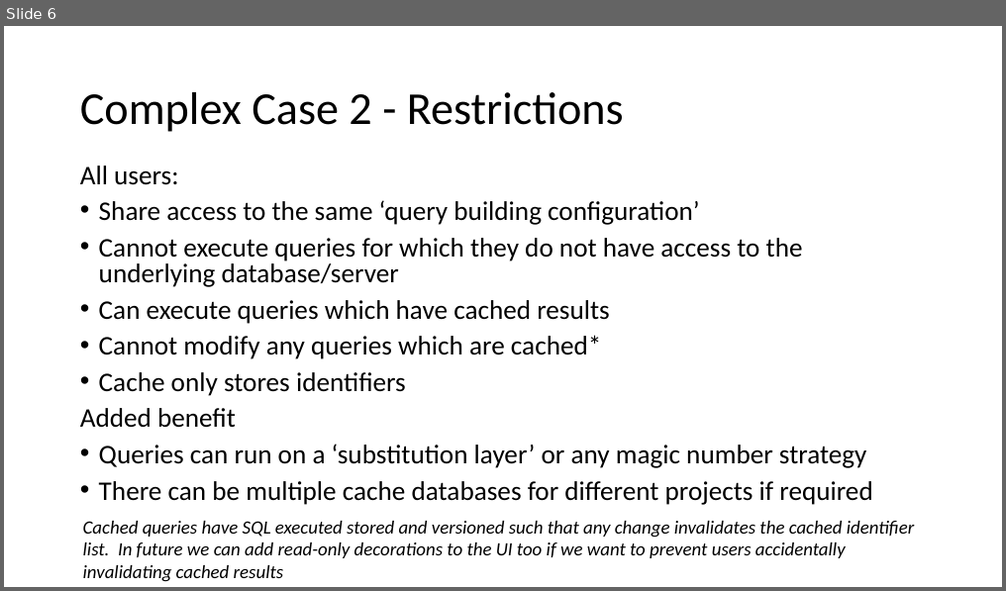
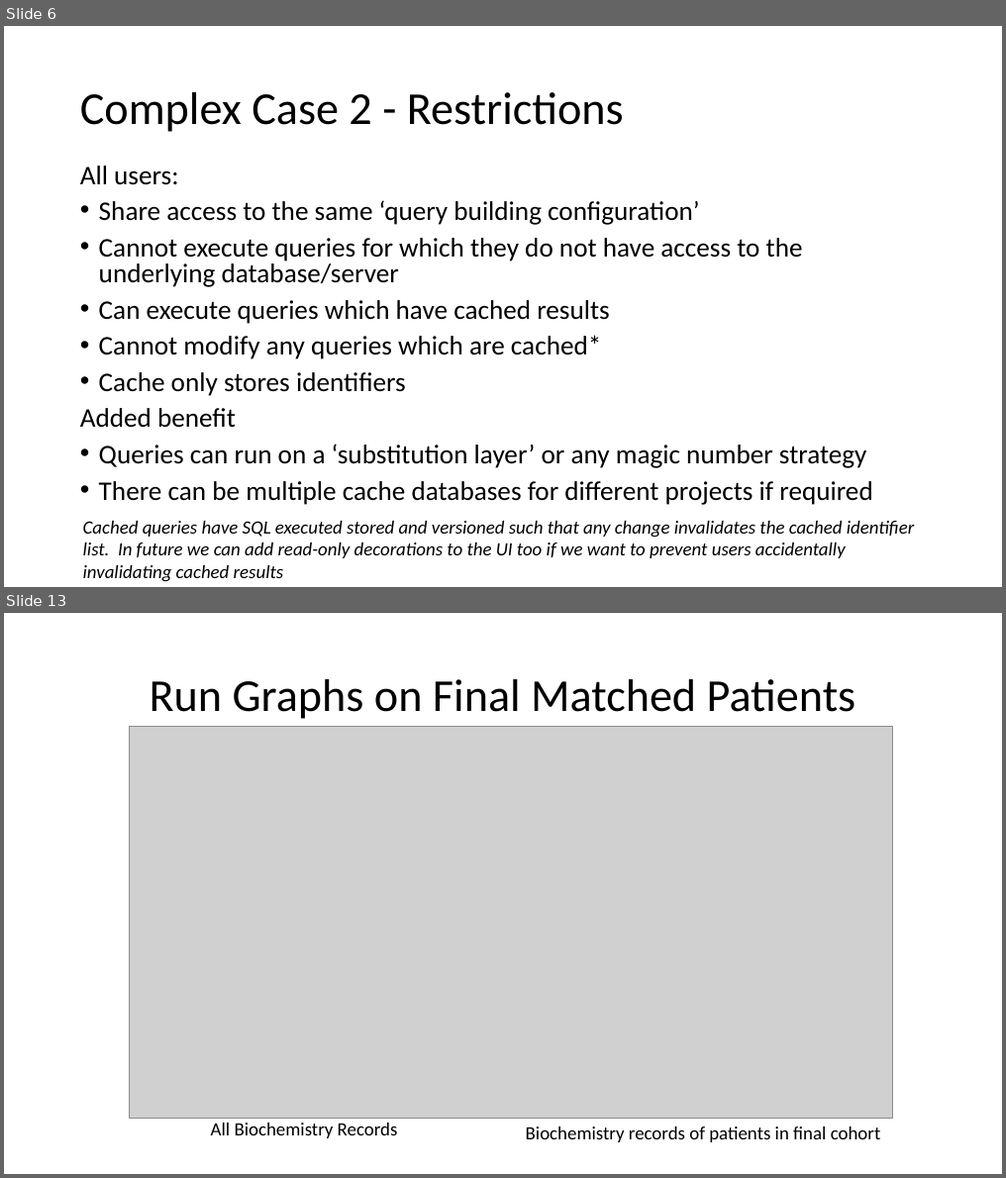
Before and after one commit to HicServices/RDMP, a slide deck: Documentation/CohortGeneration.pptx. Shown one above the other, each under a label of ours: slide 6 before the commit, slides 6 and 13 after it; the slides between them are not shown. The pictures are 1006x591 and 1006x1178 pixels, drawn with LibreOffice and Linux fonts; fonts in the diff are those of the drawing; grey boxes stand for pictures. Boxes give left, top, right and bottom in pixels: in the first picture for what was removed or moved away, otherwise in the second. Text is boxed around its words. In the diff, an @@ line names an element or a change of style, - is before the commit and + after.

Commit message:
Simpler worked example for cohort creation showing workflow

```diff
--- a/Documentation/CohortGeneration.pptx
+++ b/Documentation/CohortGeneration.pptx
@@ slide 13 added at (4, 613, 1002, 1174), background #FFFFFF @@
@@ title added at (150, 679, 856, 719), 44 pt, text #000000 @@
+Run Graphs on Final Matched Patients
@@ picture added at (129, 727, 892, 1119) @@
@@ text added at (211, 1123, 398, 1139), 18 pt, text #000000 @@
+All Biochemistry Records
@@ text added at (526, 1127, 881, 1143), 18 pt, text #000000 @@
+Biochemistry records of patients in final cohort
```
Also in this commit, not shown: 8 other slides added.
